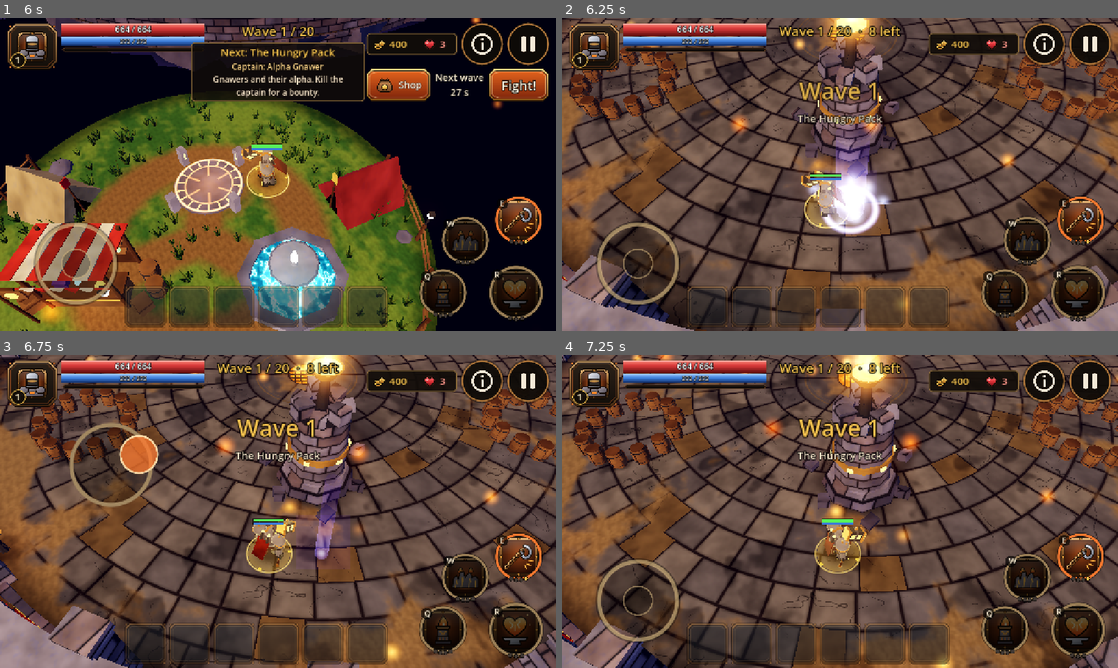
Above: before the commit, frames 1-4 (two rows, left to right).
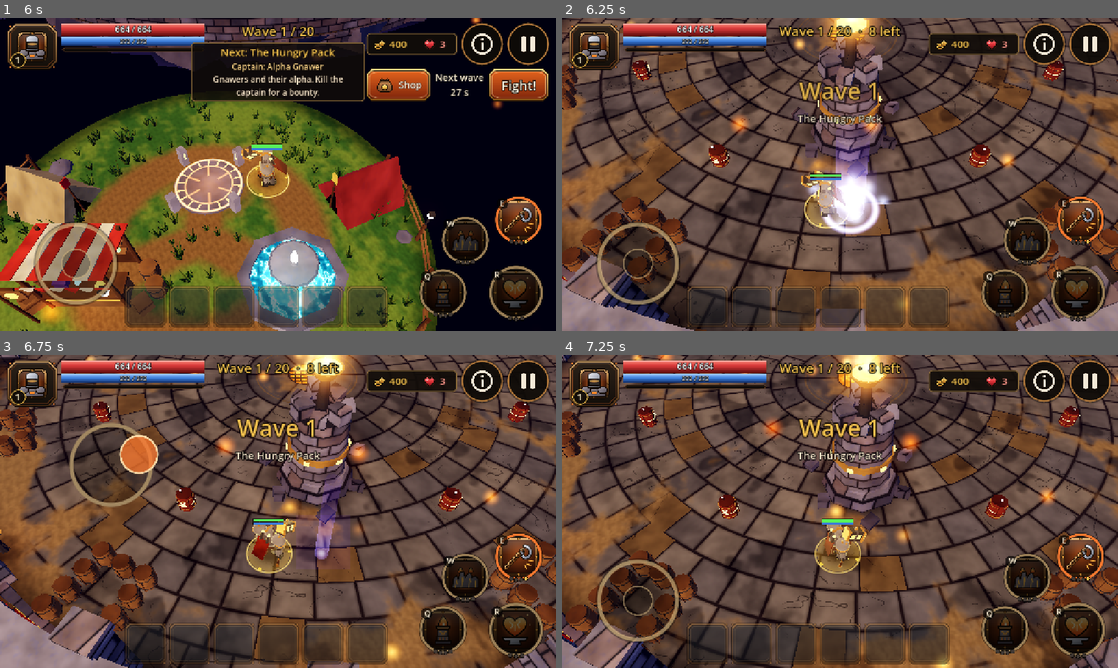
Above: after the commit, the same moments.

Repository: icmrnbw/life-in-arena
Game: Godot game, scene res://scenes/main.tscn
The game is run twice, just before and just after one commit, with the same random seed, the same clock (stepped at 60 frames per second) and the same inputs.
Inputs (mouse positions are in pixels of both pictures, inside the frame that each line leads up to):
- Up to frame 1 (6 s): click "Play" at 0.5 s; click "Begin Run" at 1.25 s; tap Enter at 2 s; move the mouse to (400, 158) at 2.02 s; hold Right 2.03-2.75 s; tap P at 2.1 s; click (400, 158) at 2.17 s; tap Space at 2.27 s; click "Resume" at 2.75 s; drag from (166, 190) to (250, 237) at 3.52 s; move the mouse to (333, 105) at 4.27 s; hold Right 4.28-5 s; tap E at 4.35 s; drag from (250, 237) to (111, 127) at 5.02 s; move the mouse to (444, 221) at 5.77 s; hold Left from 5.78 s (still down); tap 1 at 5.85 s
- Up to frame 2 (6.25 s): keep holding Left; tap Space at 6.02 s
- Up to frame 3 (6.75 s): release Left at 6.5 s; drag from (111, 464) to (194, 433) at 6.52 s
- Up to frame 4 (7.25 s): no input

Frame 1 is identical in both runs. In frame 2, 6.6% of the frame differs, in the area x 0-100%, y 9-86%; in frame 3, 7.3%, in the area x 0-100%, y 10-92%; in frame 4, 7.2%.

Commit message:
Rebuild the arena barrels as Life in Arena style nooks against the wall (0.4.8)
The three round barrel pens in the open arena are replaced by six barrel
nooks built against the arena wall: four round the south half and two in
the north-west, clear of the four gates. A nook is a
hero-sized pocket: three barrels in front and a short barrel wall at each
end running to the arena wall. Smash the front barrel to dig in with your
back to the wall; the pack has to come through the hole one at a time.
Wide foes still widen the hole, sealed nooks still get broken into and
bosses still crash through. A powder keg stands in front of each nook.

BarrelField now builds each pen as a chain of barrels closed by the arena
wall (annular sector), with gaps carrying their own midpoint and outward
normal, so pathing, detours and collision work for any shape. The bot
digs in deeper, waits longer for the pack, and kites away from the wall
so it doesn't get pinned beside a nook.

Co-Authored-By: Claude Opus 5.5 (1M context) <noreply@anthropic.com>
Claude-Session: https://claude.ai/code/session_012uSiCBokLqXuGozomqnrjC

Diff:
--- a/project.godot
+++ b/project.godot
@@ -4,7 +4,7 @@
 [application]
 
 config/name="Emberpit"
-config/version="0.4.7"
+config/version="0.4.8"
 run/main_scene="res://scenes/main.tscn"
 config/features=PackedStringArray("4.6", "GL Compatibility")
 config/icon="res://art/app_icon.png"
--- a/scripts/barrels.gd
+++ b/scripts/barrels.gd
@@ -1,10 +1,11 @@
 class_name BarrelField
 extends Node3D
-## Barrel pens and powder kegs in the arena (DB.PENS / DB.KEGS).
-## A pen is a ring of barrels with no way in. Smash one (or more) to open a gap: whoever is inside can only be
-## reached through it, so the pack queues up and comes in one at a time. Units too wide for the gap smash the
-## barrels next to it; a sealed pen gets broken open; bosses crash straight through. Kegs blow up after a short
-## fuse, hurting everything nearby (the hero too) and breaking barrels around them.
+## Barrel nooks and powder kegs in the arena (DB.PENS / DB.KEGS), laid out like Life in Arena.
+## A nook ("pen" in code) is a pocket against the arena wall, sealed by a chain of barrels: an end wall running in
+## from the arena wall, a front row, and another end wall back out. Smash one (or more) to dig in: whoever is inside
+## can only be reached through the hole, so the pack queues up and comes in one at a time. Units too wide for the hole
+## smash the barrels next to it; a sealed nook gets broken open; bosses crash straight through. Kegs blow up after a
+## short fuse, hurting everything nearby (the hero too) and breaking barrels around them.
 ## Everything is restored at the start of each wave.
 
 const MK := preload("res://art/mesh_kit.gd")
@@ -12,8 +13,11 @@
 const WOOD := Color(0.62, 0.42, 0.24)
 const KEG_GLOW := Color(1.0, 0.55, 0.15)
 
+## Pen: {a0, a1 (angle span, radians), r_in, c (middle of the pocket), r (bounding radius), n, mid_slot (front-row
+## barrel facing the arena centre), ends: [wall point at a0, wall point at a1], barrels: Array[Barrel] in chain order,
+## gaps, gver}.
+var pens: Array = []
 var run: Run
-var pens: Array = []      # {c, r, n, rot, barrels: Array[Barrel], gaps: Array, gver: int}
 var kegs: Array = []
 var all: Array = []
 var ver := 0              # bumps whenever a barrel breaks or the field resets (gap caches key on it)
@@ -29,14 +33,13 @@
 	run = r
 	name = "Barrels"
 	for i in DB.PENS.size():
-		var d: Dictionary = DB.PENS[i]
-		var pen := {"c": d["c"], "r": float(d["r"]), "n": int(d["n"]), "rot": float(d["rot"]), "barrels": [], "gaps": [], "gver": -1}
-		for j in pen["n"]:
+		var pen := make_pen(DB.PENS[i])
+		for j in pen["slots"].size():
 			var b := Barrel.new()
 			b.run = r
 			b.pen = i
 			b.slot = j
-			b.pos = pen["c"] + _ring_dir(pen, j) * pen["r"]
+			b.pos = pen["slots"][j]
 			b.yaw = randf() * TAU
 			pen["barrels"].append(b)
 			all.append(b)
@@ -53,6 +56,38 @@
 	reset()
 
 
+## Geometry of one nook from its DB.PENS entry. Barrel spots go in chain order: end wall a0 (wall inwards),
+## front row (a0 -> a1), end wall a1 (outwards to the wall).
+static func make_pen(d: Dictionary) -> Dictionary:
+	var r_in: float = d.get("r_in", DB.PEN_R_IN)
+	var arc: int = d.get("arc", DB.PEN_ARC)
+	var am := deg_to_rad(float(d["a"]))
+	var half := arc * DB.PEN_SPACING / r_in * 0.5
+	var a0 := am - half
+	var a1 := am + half
+	var m := ceili((DB.PEN_R_OUT - r_in) / 1.05)
+	var slots := []
+	for k in range(m, 0, -1):
+		slots.append(_polar(a0, r_in + (DB.PEN_R_OUT - r_in) * k / float(m)))
+	for j in arc + 1:
+		slots.append(_polar(lerpf(a0, a1, j / float(arc)), r_in))
+	for k in range(1, m + 1):
+		slots.append(_polar(a1, r_in + (DB.PEN_R_OUT - r_in) * k / float(m)))
+	# the arena wall closes the chain: units can't get between the last barrel and it
+	var wall_r := DB.ARENA_R - 0.3 + DB.BARREL_R
+	var c_r := (r_in + DB.ARENA_R - 0.3) * 0.5
+	var c := _polar(am, c_r)
+	var br := 0.0
+	for p in slots:
+		br = maxf(br, _flat(p - c).length())
+	return {"a0": a0, "a1": a1, "am": am, "r_in": r_in, "c": c, "r": br, "n": slots.size(), "mid_slot": m + arc / 2,
+		"ends": [_polar(a0, wall_r), _polar(a1, wall_r)], "slots": slots, "barrels": [], "gaps": [], "gver": -1}
+
+
+static func _polar(a: float, r: float) -> Vector3:
+	return Vector3(cos(a) * r, 0, sin(a) * r)
+
+
 func reset() -> void:
 	for b in all:
 		b.alive = true
@@ -63,20 +98,24 @@
 	_dirty = true
 
 
-static func _ring_dir(pen: Dictionary, j: int) -> Vector3:
-	var a: float = pen["rot"] + TAU * j / float(pen["n"])
-	return Vector3(cos(a), 0, sin(a))
-
-
 static func _flat(v: Vector3) -> Vector3:
 	return Vector3(v.x, 0, v.z)
 
 
 # ---------------------------------------------------------------- queries
+## True when p is inside pen (behind the front row, between the end walls).
+static func inside(pen: Dictionary, p: Vector3) -> bool:
+	var rr := Vector2(p.x, p.z).length()
+	if rr < pen["r_in"] + 0.1:
+		return false
+	var d := absf(wrapf(atan2(p.z, p.x) - pen["am"], -PI, PI))
+	return d * rr < (pen["a1"] - pen["am"]) * rr - 0.1
+
+
 ## Index of the pen whose inside contains p, or -1.
 func pen_at(p: Vector3) -> int:
 	for i in pens.size():
-		if _flat(p - pens[i]["c"]).length() < pens[i]["r"] - 0.1:
+		if inside(pens[i], p):
 			return i
 	return -1
 
@@ -89,8 +128,8 @@
 	return n
 
 
-## Openings of a pen: Array of {dir: Vector3 (centre -> middle of the gap), width: float (metres of free space),
-## slots: Array[int]}. A pen with every barrel broken is one huge gap.
+## Openings of a pen: Array of {p: Vector3 (middle of the hole), dir: Vector3 (outward normal through the hole),
+## width: float (metres of free space), slots: Array[int]}. A pen with every barrel broken is one huge gap.
 func gaps(pen_i: int) -> Array:
 	var pen: Dictionary = pens[pen_i]
 	if pen["gver"] == ver:
@@ -98,43 +137,40 @@
 	var out := []
 	var bs: Array = pen["barrels"]
 	var n: int = pen["n"]
-	var first := -1
-	for j in n:
-		if bs[j].alive:
-			first = j
-			break
-	if first < 0:
-		out.append({"dir": Vector3(0, 0, 1), "width": 99.0, "slots": range(n)})
+	if intact(pen_i) == 0:
+		out.append({"p": _polar(pen["am"], pen["r_in"]), "dir": -_polar(pen["am"], 1.0), "width": 99.0, "slots": range(n)})
 	else:
-		var run_slots := []
-		for s in range(1, n + 1):
-			var j := (first + s) % n
-			if not bs[j].alive:
-				run_slots.append(j)
-			elif not run_slots.is_empty():
-				var k := run_slots.size()
-				var mid_a: float = pen["rot"] + TAU * (float(run_slots[0]) + (k - 1) * 0.5) / float(n)
-				# past half the ring the opening is as wide as the pen itself
-				var chord: float = 2.0 * pen["r"] * sin(minf(PI * float(k + 1) / float(n), PI * 0.5))
-				out.append({"dir": Vector3(cos(mid_a), 0, sin(mid_a)), "width": chord - 2.0 * DB.BARREL_R, "slots": run_slots})
-				run_slots = []
+		var j := 0
+		while j < n:
+			if bs[j].alive:
+				j += 1
+				continue
+			var k := j
+			while k + 1 < n and not bs[k + 1].alive:
+				k += 1
+			var before: Vector3 = bs[j - 1].pos if j > 0 else pen["ends"][0]
+			var after: Vector3 = bs[k + 1].pos if k + 1 < n else pen["ends"][1]
+			var mid := (before + after) * 0.5
+			var t := _flat(after - before).normalized()
+			var nrm := Vector3(t.z, 0, -t.x)
+			if nrm.dot(mid - pen["c"]) < 0.0:
+				nrm = -nrm
+			out.append({"p": mid, "dir": nrm, "width": _flat(after - before).length() - 2.0 * DB.BARREL_R, "slots": range(j, k + 1)})
+			j = k + 1
 	pen["gaps"] = out
 	pen["gver"] = ver
 	return out
 
 
-## The gap of pen_i that a unit of radius `r` fits through, closest to `from` (by direction). {} if none.
+## The gap of pen_i that a unit of radius `r` fits through, closest to `from`. {} if none.
 func best_gap(pen_i: int, r: float, from: Vector3) -> Dictionary:
-	var pen: Dictionary = pens[pen_i]
-	var rel := _flat(from - pen["c"])
-	var dir := rel.normalized() if rel.length() > 0.01 else Vector3(0, 0, 1)
 	var best := {}
-	var bd := -2.0
+	var bd := 1e9
 	for g in gaps(pen_i):
 		if g["width"] < 2.0 * r + 0.04:
 			continue
-		var d: float = dir.dot(g["dir"])
-		if d > bd:
+		var d := _flat(g["p"] + g["dir"] * 1.6 - from).length()
+		if d < bd:
 			bd = d
 			best = g
 	return best
@@ -163,12 +199,8 @@
 		return goal   # bosses crash straight through (see _push); threading gaps made them dither on the ring
 	for i in pens.size():
 		var pen: Dictionary = pens[i]
-		var c: Vector3 = pen["c"]
-		var r: float = pen["r"]
-		var ud := _flat(u.pos - c).length()
-		var gd := _flat(goal - c).length()
-		var u_in := ud < r - 0.1
-		var g_in := gd < r - 0.1
+		var u_in := inside(pen, u.pos)
+		var g_in := inside(pen, goal)
 		if u_in == g_in:
 			continue
 		if not blocks(i, u.pos, goal, u.radius):
@@ -178,12 +210,14 @@
 		var g := best_gap(i, u.radius, outside)
 		if g.is_empty():
 			return goal
+		var gp: Vector3 = g["p"]
 		var gdir: Vector3 = g["dir"]
-		var rel := _flat(u.pos - c)
-		var lateral := (rel - gdir * rel.dot(gdir)).length()
-		var lined := rel.dot(gdir) > 0.0 and lateral < maxf(0.18, float(g["width"]) * 0.5 - u.radius * 0.6) and absf(ud - r) < 1.9
-		var outer := c + gdir * (r + 1.6)
-		var inner := c + gdir * (r - 1.0)
+		var rel := _flat(u.pos - gp)
+		var along := rel.dot(gdir)
+		var lateral := (rel - gdir * along).length()
+		var lined := lateral < maxf(0.18, float(g["width"]) * 0.5 - u.radius * 0.6) and absf(along) < 1.9
+		var outer := gp + gdir * 1.6
+		var inner := gp - gdir * 1.0
 		if lined:
 			through_pen = i
 		if not u_in:
@@ -198,8 +232,7 @@
 		return p
 	var reach := u.radius + DB.BARREL_R + 0.05
 	for pen in pens:
-		var d := _flat(p - pen["c"]).length()
-		if absf(d - pen["r"]) > reach:
+		if _flat(p - pen["c"]).length() > pen["r"] + reach:
 			continue
 		for b in pen["barrels"]:
 			if b.alive:
@@ -252,14 +285,12 @@
 		return t
 	# widen the nearest (too narrow) opening, or break in where we stand
 	var aim := e.pos
-	var gs := gaps(pi)
-	if not gs.is_empty():
-		var rel := _flat(e.pos - pens[pi]["c"]).normalized()
-		var bd := -2.0
-		for g in gs:
-			if rel.dot(g["dir"]) > bd:
-				bd = rel.dot(g["dir"])
-				aim = pens[pi]["c"] + g["dir"] * pens[pi]["r"]
+	var bd := 1e9
+	for g in gaps(pi):
+		var d := _flat(g["p"] - e.pos).length()
+		if d < bd:
+			bd = d
+			aim = g["p"]
 	var best: Barrel = null
 	var bdist := 1e9
 	for b in pens[pi]["barrels"]:
--- a/scripts/bot.gd
+++ b/scripts/bot.gd
@@ -15,7 +15,7 @@
 var passive := false
 ## --noshop=N: buy nothing before wave N+1 (checks that skills and movement alone can't carry the early waves).
 var noshop := 0
-## Barrel pen play (smart bot, regular waves): smash the barrel facing the arena, hold just inside the gap.
+## Barrel nook play (smart bot, regular waves): smash the front barrel of the nearest nook, hold just inside the hole.
 var use_pens := true
 var pen_wave := -1
 var pen_i := -1
@@ -311,10 +311,13 @@
 	var hz := _hazard_push()
 	if hz.length() > 0.01:
 		v = v * 0.3 + hz * 3.0
-	# stay off the outer wall
+	# stay off the outer wall: the barrel nooks along it make dead-end corners
 	var rr := Vector2(h.pos.x, h.pos.z).length()
-	if rr > DB.ARENA_R - 4.0 and not h.in_camp:
-		v += run._flat(-h.pos).normalized() * (rr - (DB.ARENA_R - 4.0)) * 0.6
+	if rr > DB.PEN_R_IN - 2.0 and not h.in_camp:
+		v += run._flat(-h.pos).normalized() * (rr - (DB.PEN_R_IN - 2.0)) * 0.6
+	# left a nook mid-wave: out through the hole, not into the barrels
+	if run.barrels and run.barrels.pen_at(h.pos) >= 0 and not h.in_camp:
+		v = run._flat(run.barrels.waypoint(h, Vector3(0, 0, 3)) - h.pos).normalized() * 2.0 + v * 0.2
 	# unstick
 	if stuck_left > 0.0:
 		stuck_left -= dt
@@ -367,15 +370,8 @@
 			if d < bd:
 				bd = d
 				pen_i = i
-		# the slot facing the arena centre
-		var pen: Dictionary = bf.pens[pen_i]
-		var to_c := run._flat(-pen["c"]).normalized()
-		var best := -2.0
-		for j in pen["n"]:
-			var dd := BarrelField._ring_dir(pen, j).dot(to_c)
-			if dd > best:
-				best = dd
-				pen_slot = j
+		# the front-row barrel facing the arena centre
+		pen_slot = bf.pens[pen_i]["mid_slot"]
 	if pen_quit or pen_i < 0:
 		return false
 	var pen: Dictionary = bf.pens[pen_i]
@@ -397,21 +393,22 @@
 	else:
 		pen_dry_t += dt
 	# nothing dying (ranged foes plinking from outside, or nobody coming in): go fight in the open
-	if wide or pen_idle_t > 3.0 or pen_dry_t > 12.0 or (h.focus != null and h.focus.alive and not (h.focus is Barrel) and run._flat(h.focus.pos - c).length() > r + h.atk_range + 1.0):
+	if wide or pen_idle_t > 6.0 or pen_dry_t > 12.0 or (h.focus != null and h.focus.alive and not (h.focus is Barrel) and run._flat(h.focus.pos - c).length() > r + h.atk_range + 1.0):
 		pen_quit = true
 		return false
 	var goal: Vector3
 	if gs.is_empty():
-		# break in through the chosen slot
+		# dig in through the chosen barrel
 		var b: Barrel = pen["barrels"][pen_slot]
 		h.focus = b
-		goal = c + BarrelField._ring_dir(pen, pen_slot) * (r + 1.1)
-	else:
+		goal = b.pos + run._flat(b.pos - c).normalized() * 1.1
+	else:
+		var gp: Vector3 = gs[0]["p"]
 		var gdir: Vector3 = gs[0]["dir"]
-		var hold := r - 1.25 if not h.kit.bot_profile().get("ranged", false) else 0.4
+		var hold := 2.2   # deep in the nook: only what squeezes through the hole reaches you
 		if hp_frac < 0.4:
-			hold = -0.8   # back off to the far side
-		goal = c + gdir * hold
+			hold = 2.8   # back against the wall
+		goal = gp - gdir * hold
 		if not inside:
 			goal = bf.waypoint(h, goal)
 	var to := run._flat(goal - h.pos)
--- a/scripts/data.gd
+++ b/scripts/data.gd
@@ -338,14 +338,18 @@
 }
 const DRUM_DMG := 2.0
 
-## Barrels. Pens are rings of barrels: smash one to open a gap, stand inside, and the pack has to
-## come through the gap one at a time. Powder kegs blow up shortly after they're broken.
-const PENS := [
-	{"c": Vector3(-13.5, 0, 6.0), "r": 2.6, "n": 13, "rot": 0.1},
-	{"c": Vector3(13.5, 0, 6.0), "r": 2.6, "n": 13, "rot": -0.1},
-	{"c": Vector3(0, 0, -12.5), "r": 2.6, "n": 13, "rot": 0.25},
-]
-const KEGS := [Vector3(-4.5, 0, -17.0), Vector3(16.8, 0, -3.5), Vector3(-16.8, 0, -3.5), Vector3(10.5, 0, -13.0)]
+## Barrels, laid out like Life in Arena: nooks of barrels built against the arena wall. A nook is a sealed pocket
+## (a row of barrels in front, a short barrel wall at each end, the arena wall behind). Smash one barrel to dig in:
+## with your back to the wall the pack can only reach you through the hole, one at a time.
+## "a" is the nook's angle around the arena (degrees, atan2(z, x)); the gaps are left for the gates and the south entry.
+## A powder keg sits in front of every nook: pop it when the pack bunches up at your hole.
+const PENS := [{"a": 21.25}, {"a": 61.25}, {"a": 118.75}, {"a": 158.75}, {"a": -158.75}, {"a": -118.75}]
+const PEN_R_IN := 18.2          # radius of the front row
+const PEN_R_OUT := 21.2         # outermost barrel of the end walls (touches the arena wall)
+const PEN_ARC := 2              # front row spacings (3 barrels): just wide enough for the hero
+const PEN_SPACING := 1.2        # front row barrel spacing: one smashed barrel leaves a ~1.4 m hole
+const KEGS := [Vector3(-4.5, 0, -17.0), Vector3(10.5, 0, -13.0), Vector3(12.86, 0, 5.0), Vector3(6.63, 0, 12.1),
+	Vector3(-6.63, 0, 12.1), Vector3(-12.86, 0, 5.0), Vector3(-12.86, 0, -5.0), Vector3(-6.63, 0, -12.1)]
 const BARREL_R := 0.5
 const BARREL_HP := 8.0          # hero swings deal BARREL_HERO_HIT, enemy swings 1 (big ones 2)
 const BARREL_HERO_HIT := 5.0
@@ -494,7 +498,7 @@
 const EARLY_DMG := 0.4
 
 
-## Enemy damage is a notch higher since barrel pens let you fight the pack one at a time.
+## Enemy damage is a notch higher since barrel nooks let you fight the pack one at a time.
 const DMG_BASE := 1.1
 const BOSS_DMG_BASE := 1.1
 
--- a/scripts/run.gd
+++ b/scripts/run.gd
@@ -952,7 +952,7 @@
 	if u.pos.z > 30.0:
 		return dir
 	if barrels and not (u.is_boss and u.team == 1):
-		# walk around pens instead of into them (unless threading one's gap); bosses smash through
+		# walk around nooks instead of into them (unless threading one's gap); bosses smash through
 		for i in barrels.pens.size():
 			if i == barrels.through_pen:
 				continue
@@ -1766,7 +1766,7 @@
 		if wave_rule != "":
 			schedule(2.6, toast.bind(String(info.get("desc", "")), DB.WAVE_RULES[wave_rule]["color"]))
 		Audio.play("wave")
-		schedule(3.0, hint_once.bind("pens", "Barrel pens: smash one barrel (tap it, or push into it) and fight from inside. Foes must come through the gap one by one."))
+		schedule(3.0, hint_once.bind("nooks", "Barrel nooks: smash a barrel (tap or push into it) and dig in with your back to the wall. Foes come in one by one."))
 	spawn_queue.sort_custom(func(a, b): return a["t"] < b["t"])
 
 
--- a/tests/test_logic.gd
+++ b/tests/test_logic.gd
@@ -787,8 +787,20 @@
 	# pens: sealed until a barrel breaks; the hero breaks one in two swings
 	var bf := r.barrels
 	bf.reset()
-	check(bf.gaps(0).is_empty() and bf.intact(0) == DB.PENS[0]["n"], "pens start sealed")
-	var b: Barrel = bf.pens[0]["barrels"][0]
+	check(bf.gaps(0).is_empty() and bf.intact(0) == bf.pens[0]["n"], "pens start sealed")
+	# nooks sit against the wall, clear of the gates, and nobody fits between the end wall and the arena wall
+	var gate_ok := true
+	for pen in bf.pens:
+		for gk in DB.GATES:
+			if BarrelField._flat(DB.GATES[gk] - pen["c"]).length() < pen["r"] + 2.0:
+				gate_ok = false
+		if BarrelField._flat(pen["c"] - DB.ARENA_SPAWN).length() < pen["r"] + 1.5:
+			gate_ok = false
+	check(gate_ok, "nooks keep clear of the gates and the hero's entry")
+	var wall_gap := DB.ARENA_R - 0.3 - (DB.PEN_R_OUT + DB.BARREL_R)
+	check(wall_gap < 2.0 * float(DB.ENEMIES["gnawer"]["radius"]), "end walls seal against the arena wall", str(wall_gap))
+	check(bf.pen_at(bf.pens[0]["c"]) == 0 and bf.pen_at(bf.pens[0]["c"] * 0.75) == -1, "inside the nook vs out in the arena")
+	var b: Barrel = bf.pens[0]["barrels"][bf.pens[0]["mid_slot"]]
 	r.damage(b, 10.0, h, "Attack")
 	check(b.alive, "barrel survives one hero swing")
 	r.damage(b, 10.0, h, "Attack")
@@ -798,7 +810,7 @@
 	var sb := r.spawn_enemy("shieldbearer", Vector3(-7, 0, 12), 10)
 	check(gw > gn.radius * 2.0 and gw < 2.0 * float(DB.ENEMIES["pit_brute"]["radius"]), "one-barrel gap fits regular foes, not big ones", "gap %.2f" % gw)
 	# collision: can't walk through an intact barrel
-	var b2: Barrel = bf.pens[0]["barrels"][4]
+	var b2: Barrel = bf.pens[0]["barrels"][2]
 	var c: Vector3 = bf.pens[0]["c"]
 	var outside := c + (b2.pos - c) * 1.5
 	gn.pos = outside
@@ -809,20 +821,21 @@
 	check(gn.pick_target() == h, "foes path to the gap when there is one")
 	bf.reset()
 	check(sb.pick_target() is Barrel, "a sealed pen gets broken into")
-	# queue: with the hero inside, only a couple of gnawers reach it at once
+	# queue: with the hero dug in, the pack can't all reach it at once
 	r._clear_arena(false)
 	bf.reset()
-	r.damage(bf.pens[0]["barrels"][0], 99.0, h, "Attack")
-	r.damage(bf.pens[0]["barrels"][0], 99.0, h, "Attack")
+	r.damage(b, 99.0, h, "Attack")
+	r.damage(b, 99.0, h, "Attack")
 	var gdir: Vector3 = bf.gaps(0)[0]["dir"]
+	var dug_in: Vector3 = bf.gaps(0)[0]["p"] - gdir * 2.2   # back to the wall, like the bot holds
 	_g().god = true
-	h.pos = c - gdir * 0.3
+	h.pos = dug_in
 	for i in 7:
 		r.spawn_enemy("gnawer", c + gdir * 6.0 + Vector3(randf_range(-2, 2), 0, randf_range(-2, 2)), 10)
 	var max_adj := 0
 	var inside_n := 0
 	for i in 150:
-		h.pos = c - gdir * 0.3
+		h.pos = dug_in
 		h.move_input = Vector2.ZERO
 		h.atk_cd = 99.0
 		r._step(1.0 / 30.0)
@@ -836,14 +849,15 @@
 			if bf.pen_at(e.pos) == 0:
 				inside_n += 1
 	check(inside_n >= 1, "gnawers get in through the gap", str(inside_n))
-	check(max_adj <= 4, "the pen limits how many reach the hero", str(max_adj))
+	check(max_adj <= 5 and inside_n < 7, "the nook limits how many reach the hero; the rest queue outside", "%d adjacent, %d inside" % [max_adj, inside_n])
 	r._clear_arena(false)
 	# smashed barrels are gone: nobody walks around (or dithers at) a pen with no barrels left in the way
 	bf.reset()
 	for pb in bf.pens[0]["barrels"]:
 		bf.smash(pb, null)
-	h.pos = c + Vector3(-4.5, 0, 0)
-	var walker := r.spawn_enemy("gnawer", c + Vector3(5.5, 0, 0.3), 10)
+	var side := Vector3(-c.z, 0, c.x).normalized()
+	h.pos = c + side * 4.5
+	var walker := r.spawn_enemy("gnawer", c - side * 5.5 + c.normalized() * 0.3, 10)
 	check(r.steer_dir(walker, h.pos).dot(BarrelField._flat(h.pos - walker.pos).normalized()) > 0.98, "foes walk straight across a smashed pen")
 	r._clear_arena(false)
 	bf.reset()
@@ -851,8 +865,8 @@
 	for j in pen2["n"]:
 		if j % 2 == 0:
 			bf.smash(pen2["barrels"][j], null)
-	var hp2 := Vector3(2.25, 0, -8.6)
-	var brute := r.spawn_enemy("pit_brute", Vector3(-1.77, 0, -18.9), 10)
+	var hp2: Vector3 = pen2["c"]
+	var brute := r.spawn_enemy("pit_brute", hp2 * 0.55, 10)
 	var reached := false
 	for i in 300:
 		h.pos = hp2
Not shown, changed: export_presets.cfg
Not shown, changed: README.md
